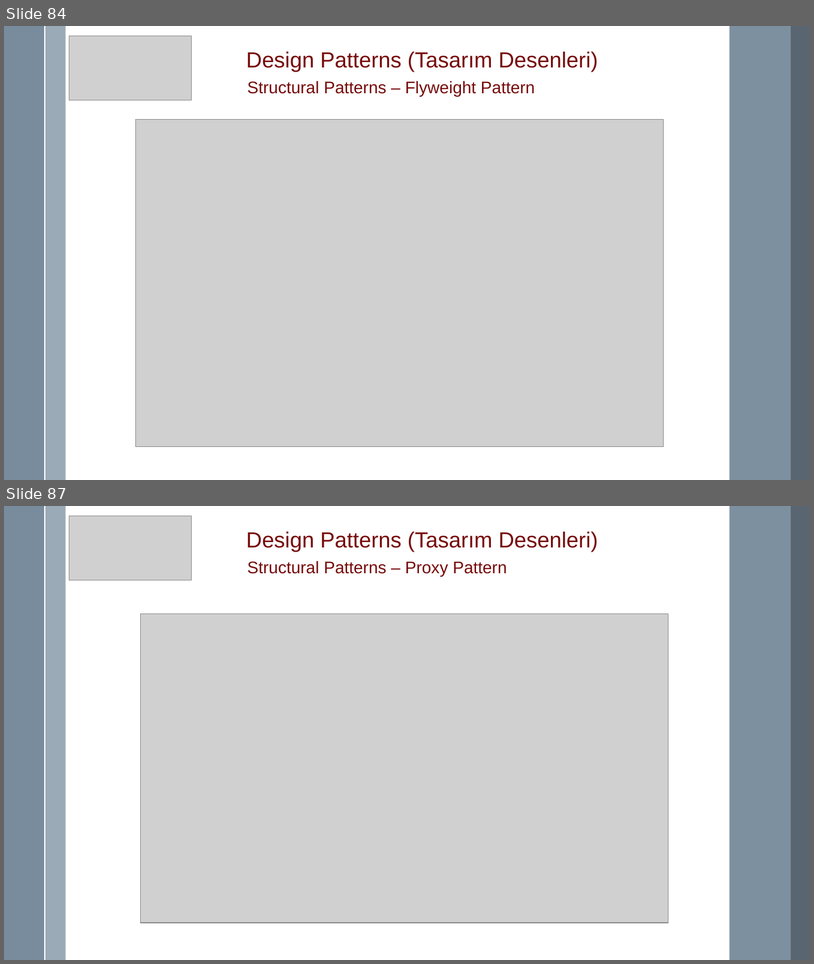
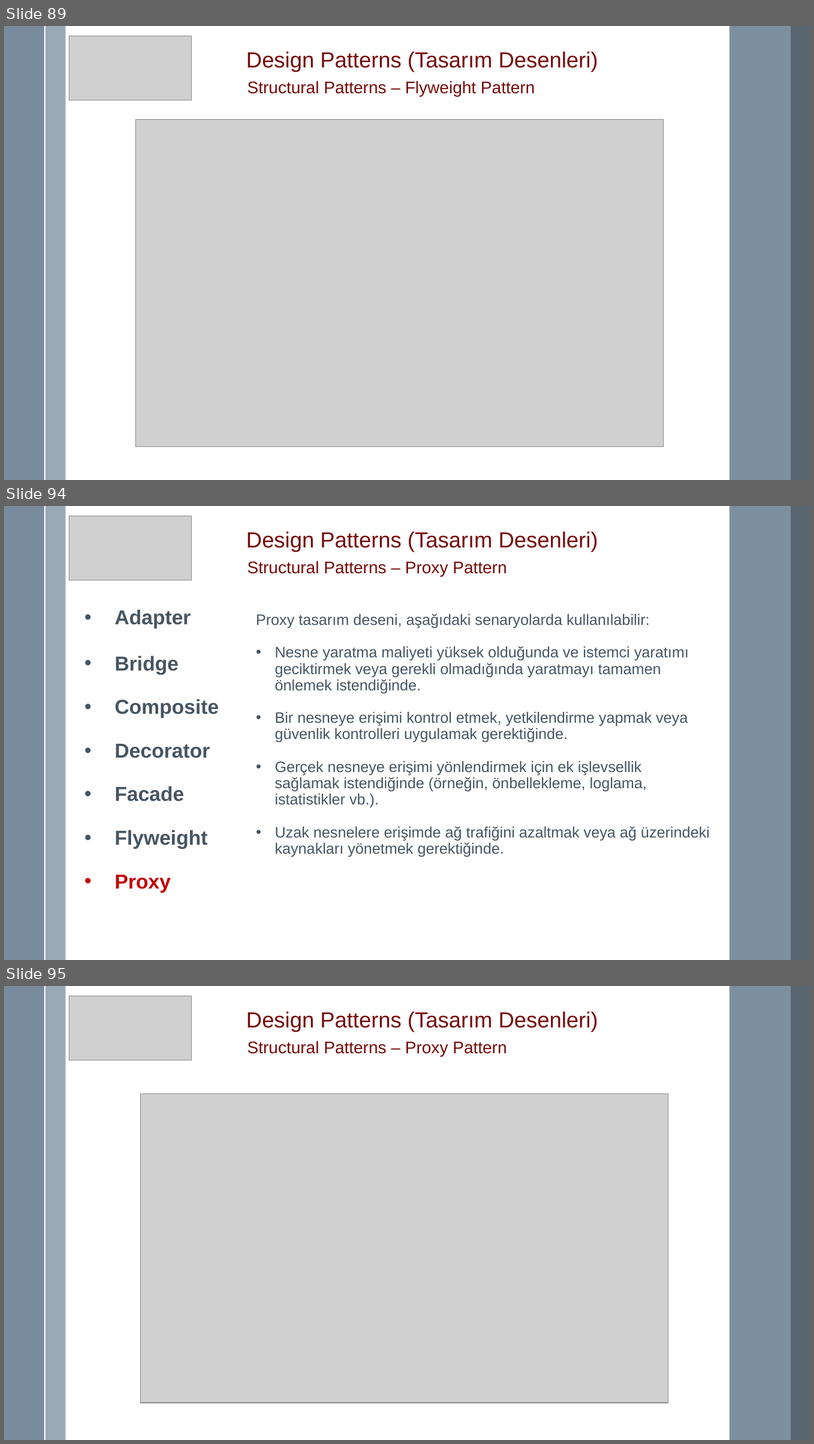
Before and after one commit to mremregok/DesignPattern, a slide deck: Design Pattern.pptx. Shown one above the other, each under a label of ours: slides 84 and 87 before the commit, slides 89, 94 and 95 after it; the slides between them are not shown. The pictures are 814x964 and 814x1444 pixels, drawn with LibreOffice and Linux fonts; fonts in the diff are those of the drawing; grey boxes stand for pictures. Boxes give left, top, right and bottom in pixels: in the first picture for what was removed or moved away, otherwise in the second. Text is boxed around its words. In the diff, an @@ line names an element or a change of style, - is before the commit and + after.

Commit message:
Proxy, Facade ve Flyweight patternler düzenlendi.

```diff
--- a/Design Pattern.pptx
+++ b/Design Pattern.pptx
@@ slide 94 added at bbox=[4, 506, 810, 960], background #FFFFFF; not listed: 5 template elements that a slide beside it also shows @@
@@ picture added at bbox=[69, 516, 191, 580] @@
@@ text added at bbox=[246, 531, 599, 552], 26 pt, text #760A0A @@
+Design Patterns (Tasarım Desenleri)
@@ text added at bbox=[248, 561, 507, 576], 20 pt, text #760A0A @@
+Structural Patterns – Proxy Pattern
@@ text added at bbox=[115, 609, 219, 892], 24 pt, text #465562, bold @@
+• Adapter
+• Bridge
+• Composite
+• Decorator
+• Facade
+• Flyweight
+• Proxy
@@ text added at bbox=[256, 613, 710, 856], 18 pt, text #465562 @@
+Proxy tasarım deseni, aşağıdaki senaryolarda kullanılabilir:
+• Nesne yaratma maliyeti yüksek olduğunda ve istemci yaratımı geciktirmek veya gerekli olmadığında yaratmayı tamamen önlemek istendiğinde.
+• Bir nesneye erişimi kontrol etmek, yetkilendirme yapmak veya güvenlik kontrolleri uygulamak gerektiğinde.
+• Gerçek nesneye erişimi yönlendirmek için ek işlevsellik sağlamak istendiğinde (örneğin, önbellekleme, loglama, istatistikler vb.).
+• Uzak nesnelere erişimde ağ trafiğini azaltmak veya ağ üzerindeki kaynakları yönetmek gerektiğinde.
@@ what was slide 84 is now slide 89 @@
@@ what was slide 87 is now slide 95 @@
```
Also in this commit, not shown: 5 slides changed, 10 other slides added, 59 other files.
